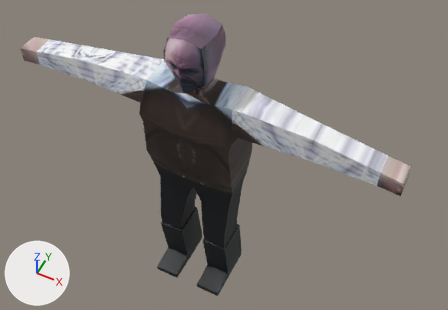
A saved change to the Blender file 3D Models/Ruiz.blend.
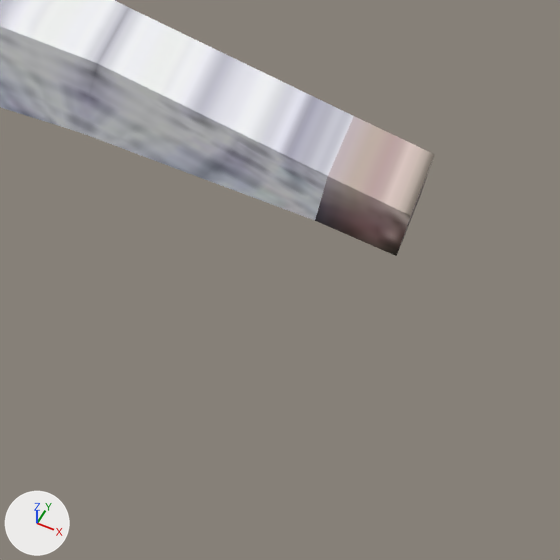
Each version is shown whole from a 50 mm camera at (7.14, -12.44, 22.24) aimed at (0.74, 0.35, 6.25), then close up on the part from 64% to 100% of the width and 39% to 92% of the height. Every picture has the same lights, and +X, +Y and +Z are marked at lower left. The first two pictures are the older version.

The first close-up shows 'Ruiz'.
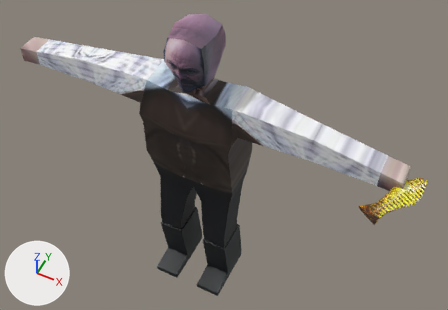
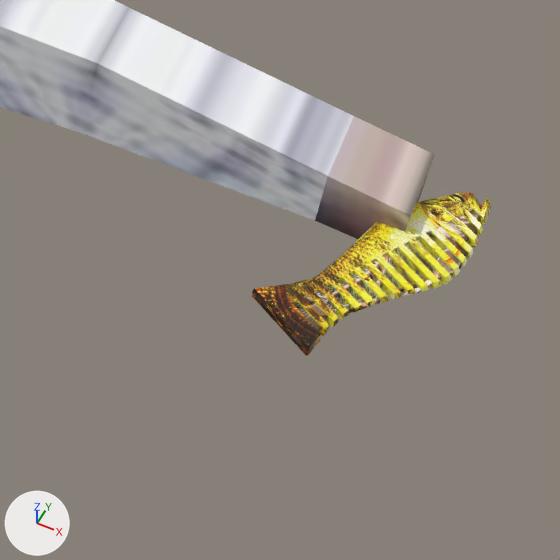
Pixel boxes [x1, y1, x2, y2] of what changed, in the close-ups (560 x 560 px):
'PeineDorado', added: after [252, 193, 491, 356]
'PeineFeo', added: after [254, 193, 481, 347]

Patch to the scene script:
```diff
--- a/3D Models/Ruiz.blend.py
+++ b/3D Models/Ruiz.blend.py
@@ img_peine_gold_png @@
+img_peine_gold_png = load_image('Peine Gold.png', '../Textures/Peine Gold.png', 990, 742, 'sRGB')
@@ img_peine_feo_png @@
+img_peine_feo_png = load_image('Peine Feo.png', '../Textures/Peine Feo.png', 616, 224, 'sRGB')
@@ img_peine_feo_png_001 @@
+img_peine_feo_png_001 = load_image('Peine Feo.png.001', '../Textures/Peine Feo.png', 616, 224, 'Non-Color')
@@ mat_material @@
+mat_material = principled_material('Material')
+mat_material.texture = img_peine_gold_png
@@ mat_material_002 @@
+mat_material_002 = bpy.data.materials.new('Material.002')
+# uses the picture img_peine_feo_png
+# uses the picture img_peine_feo_png_001
@@ me_cube_003 @@
+me_cube_003.from_pydata(...)  # 332 vertices, 167 faces; spans x -8.53..-8.42, y -1.86..0.33, z 5.81..7.31
+me_cube_003.materials.append(mat_material)  # picture img_peine_gold_png
@@ me_cube_002 @@
+me_cube_002.from_pydata(...)  # 81 vertices, 84 faces; spans x -8.5..-8.46, y -1.86..0.33, z 5.81..7.31
+me_cube_002.materials.append(mat_material_002)
@@ ob_peinedorado @@
+ob_peinedorado = bpy.data.objects.new('PeineDorado', me_cube_003)
+ob_peinedorado.location = (0.0, 0.0, 0.0)
+ob_peinedorado.rotation_euler = (0.0, 1.571, 0.0)  # degrees (0, 90, 0)
@@ ob_peinefeo @@
+ob_peinefeo = bpy.data.objects.new('PeineFeo', me_cube_002)
+ob_peinefeo.location = (0.0, 0.0, 0.0)
+ob_peinefeo.rotation_euler = (0.0, 1.571, 0.0)  # degrees (0, 90, 0)
```
